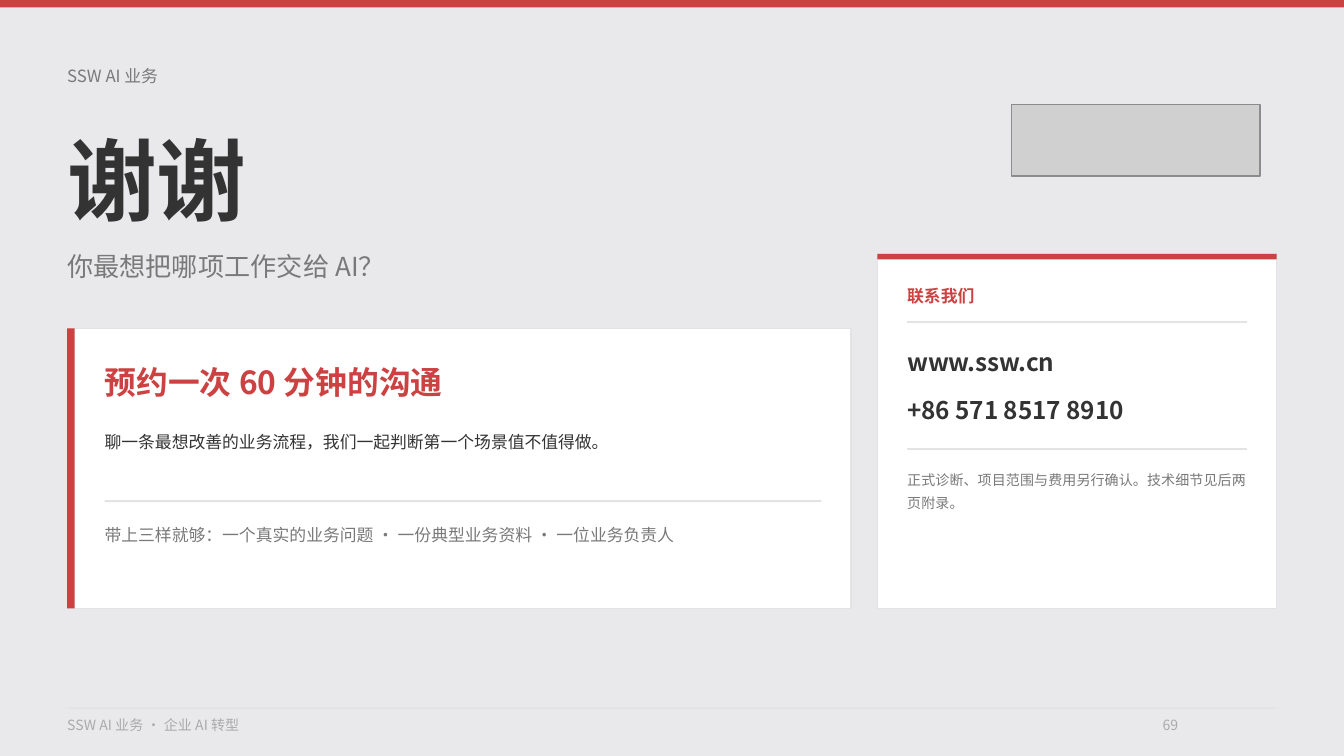
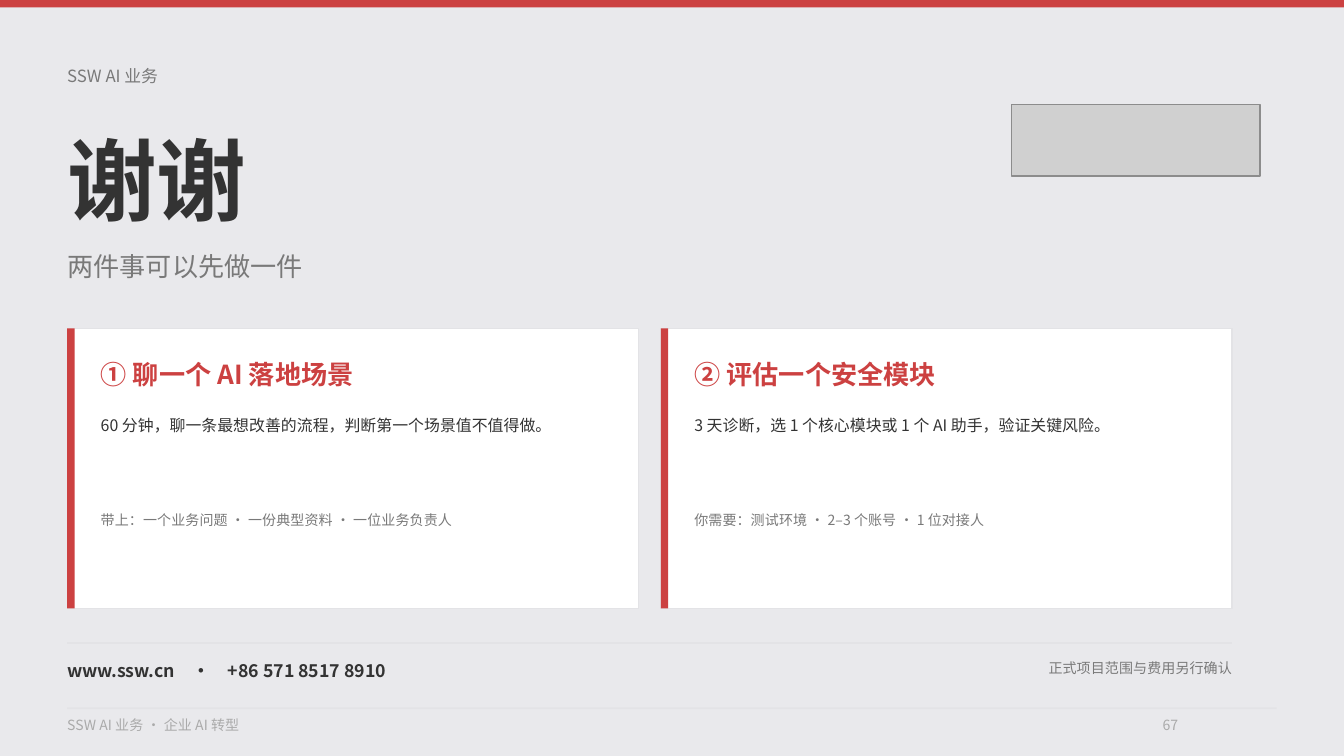
Before and after one commit to hveraus/ssw-business, a slide deck: slide 67 of SSW AI 业务_v2/SSW AI 业务_v3.pptx (slide 69 before the commit). Drawn at 1344x756 pixels with LibreOffice and Linux fonts; fonts in the diff are those of the drawing; grey boxes stand for pictures. Boxes give left, top, right and bottom in pixels: in the first picture for what was removed or moved away, otherwise in the second. Text is boxed around its words. In the diff, an @@ line names an element or a change of style, - is before the commit and + after.

Commit message:
第八部分按评审意见重做（11 页→9 页 + 备用页），全篇 70 页
57–61 更快讲到能做什么：删「三个风险口」页，风险示例并入三项服务卡；行业数据移到末页备用页；57 分隔页改为短过渡；盲区表「能/否」改为「常见覆盖/部分覆盖/需专项验证」
62–63 统一交付口径：服务二以代码与小工具为主线、对外内容标「可选」；表头「谁做的」→「典型对象」；成果句与抽样口径对齐
64–65/66 把保证变成验收项：删「一句话骗不走资料」「模型不用换」；改为按当前用户权限取数 + 高风险操作授权人确认；架构页改为数据流向图（留在环境/经审批外发/日志位置）；数据安全页把「不出公司网络」限定为全本地方案，留痕落到审计事件、日志权限与保留期
64 报告页：左侧标「示例·虚构数据」；右栏改为「发现→修复→复测」流转记录；80 项补覆盖范围、统计周期与去重口径
65/67 收成两个入口：诊断标题改「验证一个模块的关键风险」、写明从环境账号就绪起算、无论是否发现问题都交付范围与结论；结束页并列「聊 AI 落地场景 / 评估一个安全模块」

```diff
--- a/SSW AI 业务_v2/SSW AI 业务_v3.pptx
+++ b/SSW AI 业务_v2/SSW AI 业务_v3.pptx
@@ text at (67,254,303,278): text changed @@
-你最想把哪项工作交给 AI？
+两件事可以先做一件
@@ rectangle removed at (878,254,1277,259) @@
@@ text removed at (907,288,974,304) @@
-联系我们
@@ rectangle: place and size @@
-rectangle at (67,328,851,607)
+rectangle at (67,328,638,607)
@@ rectangle: place and size @@
-rectangle at (878,254,1277,609)
+rectangle at (661,328,1232,607)
@@ rectangle added at (661,328,669,607), fill #CC4141 @@
@@ rectangle removed at (907,321,1247,323) @@
@@ text removed at (907,357,1054,372) @@
-www.ssw.cn
@@ text at (101,361,354,387): text changed; size 17 to 14 pt @@
-预约一次 60 分钟的沟通
+① 聊一个 AI 落地场景
@@ text added at (694,361,935,387), 14 pt, text #CC4141, bold @@
+② 评估一个安全模块
@@ text at (101,417,551,433): text changed; size 9 to 8.5 pt @@
-聊一条最想改善的业务流程，我们一起判断第一个场景值不值得做。
+60 分钟，聊一条最想改善的流程，判断第一个场景值不值得做。
@@ text added at (694,417,1110,433), 8.5 pt, text #333333 @@
+3 天诊断，选 1 个核心模块或 1 个 AI 助手，验证关键风险。
@@ rectangle removed at (907,448,1247,449) @@
@@ rectangle removed at (105,500,821,501) @@
@@ text at (101,513,452,526): text changed; size 9 to 7.5 pt @@
-带上三样就够：一个真实的业务问题 · 一份典型业务资料 · 一位业务负责人
+带上：一个业务问题 · 一份典型资料 · 一位业务负责人
@@ text added at (694,513,984,526), 7.5 pt, text #797979 @@
+你需要：测试环境 · 2–3 个账号 · 1 位对接人
@@ text at (67,664,386,677): text changed; size 13 to 9.5 pt @@
-+86 571 8517 8910
+www.ssw.cn · +86 571 8517 8910
@@ text at (1049,661,1232,674): text changed @@
-正式诊断、项目范围与费用另行确认。技术细节见后两页附录。
+正式项目范围与费用另行确认
@@ text at (1163,720,1179,730): text changed @@
-69
+67
```
Also in this commit, not shown: 12 other slides changed, 1 slide added, 2 slides removed, 2 other files.
